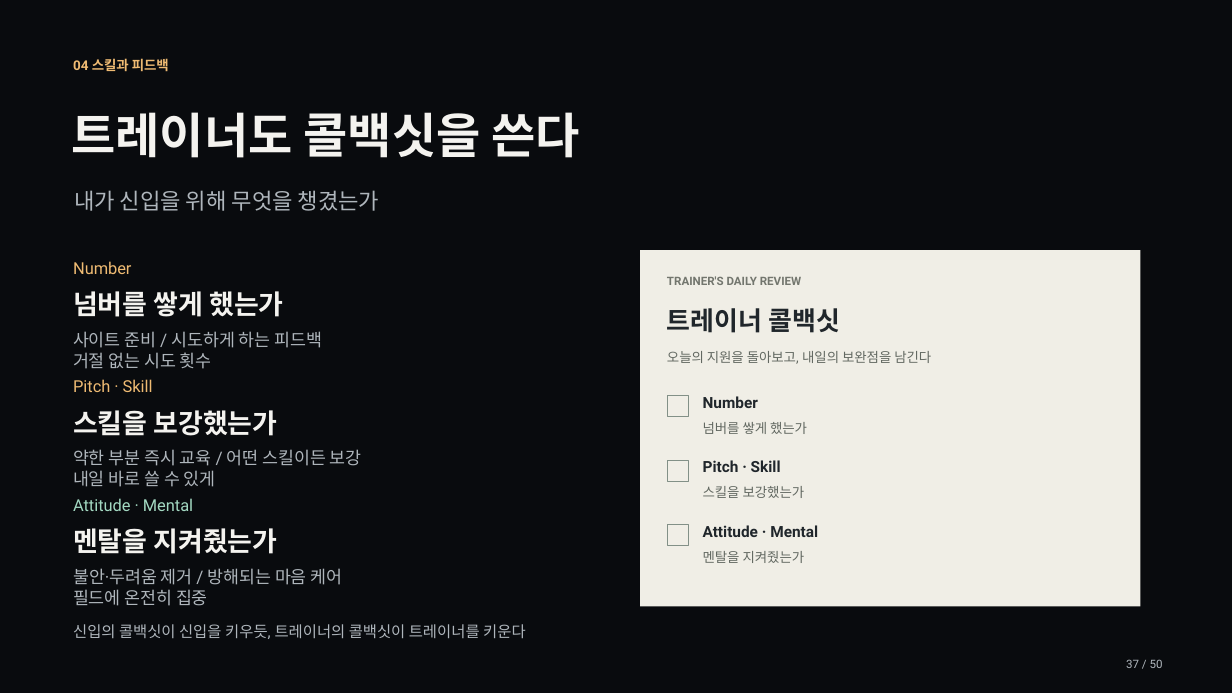
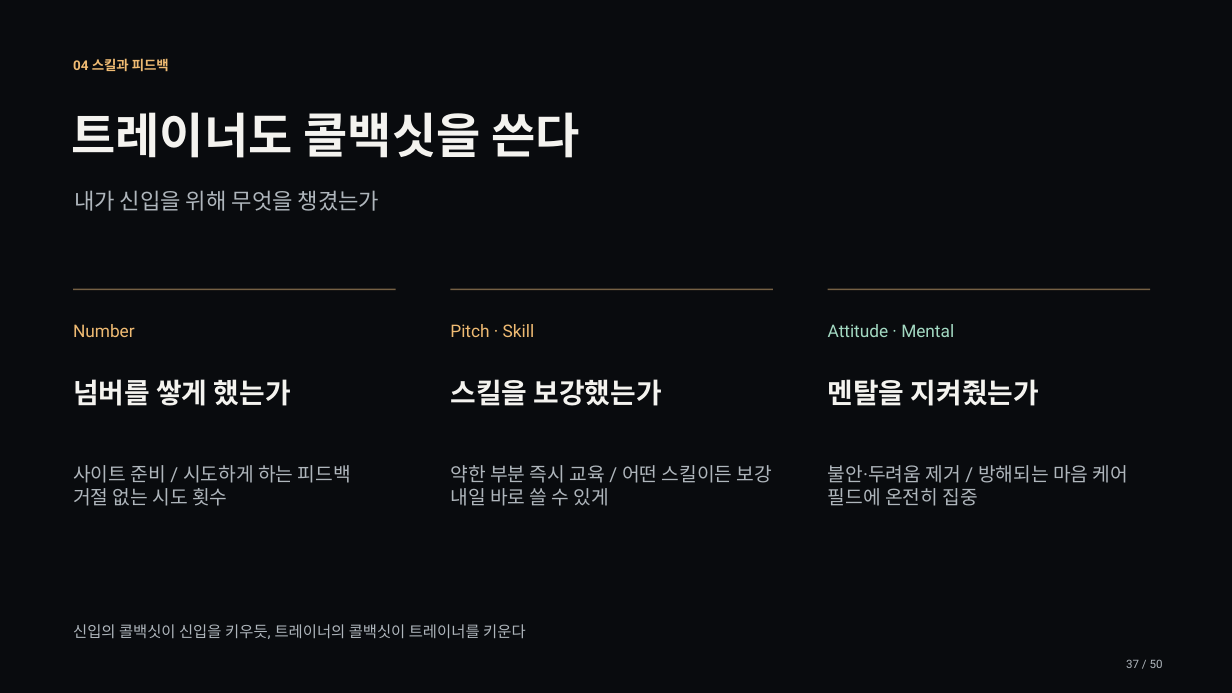
Before and after one commit to jaeyoung5178-bot/Presence, a slide deck: slide 37 of education/training/signature/training-signature.pptx. Drawn at 1232x693 pixels with LibreOffice and Linux fonts; fonts in the diff are those of the drawing. Boxes give left, top, right and bottom in pixels: in the first picture for what was removed or moved away, otherwise in the second. Text is boxed around its words. In the diff, an @@ line names an element or a change of style, - is before the commit and + after.

```diff
--- a/education/training/signature/training-signature.pptx
+++ b/education/training/signature/training-signature.pptx
@@ rectangle removed at bbox=[640, 250, 1141, 606] @@
@@ rectangle added at bbox=[73, 288, 396, 290], fill #756044 @@
@@ rectangle added at bbox=[451, 288, 774, 290], fill #756044 @@
@@ text removed at bbox=[667, 276, 801, 285] @@
-TRAINER'S DAILY REVIEW
@@ rectangle added at bbox=[828, 288, 1151, 290], fill #756044 @@
@@ text "Number": place and size @@
-text "Number" at bbox=[73, 261, 131, 274]
+text "Number" at bbox=[73, 324, 135, 337]
@@ text "Number" at bbox=[73, 324, 135, 337]: size 12.8 to 13.5 pt @@
@@ text "Pitch · Skill": place and size @@
-text "Pitch · Skill" at bbox=[703, 460, 781, 472]
+text "Pitch · Skill" at bbox=[450, 324, 535, 337]
@@ text "Pitch · Skill" at bbox=[450, 324, 535, 337]: size 12 to 13.5 pt, text colour #20262B to #EFBB73, bold off @@
@@ text removed at bbox=[667, 308, 841, 333] @@
-트레이너 콜백싯
@@ text "Attitude · Mental": place and size @@
-text "Attitude · Mental" at bbox=[703, 525, 818, 537]
+text "Attitude · Mental" at bbox=[828, 324, 954, 337]
@@ text "Attitude · Mental" at bbox=[828, 324, 954, 337]: size 12 to 13.5 pt, text colour #20262B to #A3D9C2, bold off @@
@@ text removed at bbox=[667, 351, 931, 364] @@
-오늘의 지원을 돌아보고, 내일의 보완점을 남긴다
@@ text "넘버를 쌓게 했는가" at bbox=[73, 379, 291, 406]: size 21 to 21.8 pt @@
@@ text "넘버를 쌓게 했는가": place and size @@
-text "넘버를 쌓게 했는가" at bbox=[73, 291, 283, 317]
+text "넘버를 쌓게 했는가" at bbox=[73, 379, 291, 406]
@@ text removed at bbox=[73, 379, 153, 392] @@
-Pitch · Skill
@@ text "스킬을 보강했는가": place and size @@
-text "스킬을 보강했는가" at bbox=[73, 410, 278, 436]
+text "스킬을 보강했는가" at bbox=[450, 379, 662, 406]
@@ text "스킬을 보강했는가" at bbox=[450, 379, 662, 406]: size 21 to 21.8 pt @@
@@ text "멘탈을 지켜줬는가": place and size @@
-text "멘탈을 지켜줬는가" at bbox=[703, 551, 805, 563]
+text "멘탈을 지켜줬는가" at bbox=[828, 379, 1039, 406]
@@ text "멘탈을 지켜줬는가" at bbox=[828, 379, 1039, 406]: size 10.5 to 21.8 pt, text colour #626861 to #F4F3EF, bold on @@
@@ rectangle removed at bbox=[667, 396, 689, 417] @@
@@ text removed at bbox=[703, 396, 758, 408] @@
-Number
@@ text removed at bbox=[703, 422, 807, 434] @@
-넘버를 쌓게 했는가
@@ text "사이트 준비 / 시도하게 하는 ...": place and size @@
-text "사이트 준비 / 시도하게 하는 ..." at bbox=[73, 331, 322, 369]
+text "사이트 준비 / 시도하게 하는 ..." at bbox=[73, 465, 351, 506]
@@ text "약한 부분 즉시 교육 / ...": place and size @@
-text "약한 부분 즉시 교육 / ..." at bbox=[73, 449, 362, 487]
+text "약한 부분 즉시 교육 / ..." at bbox=[450, 465, 772, 506]
@@ rectangle removed at bbox=[667, 460, 689, 482] @@
@@ size 13.5 to 15 pt in 3 elements at bbox=[450, 465, 772, 506], bbox=[73, 465, 351, 506], bbox=[828, 465, 1128, 506] @@
@@ text "불안·두려움 제거 / 방해되는 마음 ...": place and size @@
-text "불안·두려움 제거 / 방해되는 마음 ..." at bbox=[73, 568, 343, 606]
+text "불안·두려움 제거 / 방해되는 마음 ..." at bbox=[828, 465, 1128, 506]
@@ text removed at bbox=[73, 498, 193, 511] @@
-Attitude · Mental
@@ text removed at bbox=[703, 486, 805, 498] @@
-스킬을 보강했는가
@@ text removed at bbox=[73, 528, 278, 554] @@
-멘탈을 지켜줬는가
@@ rectangle removed at bbox=[667, 525, 689, 546] @@
```
Also in this commit, not shown: 18 other slides changed, 51 other files.
